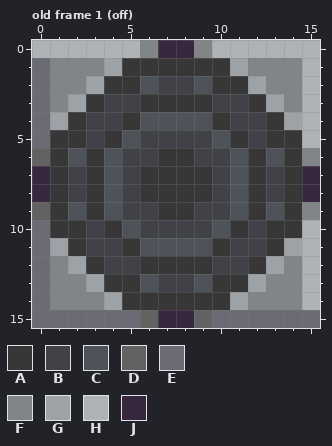
File history of a pixel-art file, public/assets/graphics/snek-threats-16.ase. That is the earlier state.
16x16 pixels, 36 frames. Colours within 5 levels of each other are drawn and written as one. Shown: old frame 1 (off). The commit also changed other frames, which this record leaves out.
Visible layers, top first: "Layer 1", "colorburn" colour, "Layer", "Layer 2".
Palette (. is transparent): A #373737  B #414247  C #4e535a  D #626262  E #6a6b75  F #828588  G #9da2a6  H #aeb4b5  J #372840
Pixels before, old frame 1 (off), first column x 0:
 0 HHHHHHFJJFHHHHHH
 1 EFFFGAAAAAAGFFFH
 2 EFFGAACBBCAAGFFH
 3 EFGABBAAAABBAGFH
 4 EGABBACCCCABBAGH
 5 EAABACBBBBCABAAH
 6 DACACBBAABBCACAF
 7 JABACBAAAABCABAJ
 8 JABACBAAAABCABAJ
 9 DACACBBAABBCACAF
10 EAABACBBBBCABAAH
11 EGABBACCCCABBAGH
12 EFGABBAAAABBAGFH
13 EFFGAACBBCAAGFFH
14 EFFFGAAAAAAGFFFH
15 EEEEEEDJJDEEEEEE
The same view after the edit:
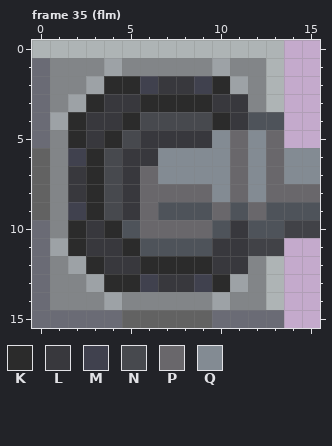
Colours new in this view: K #2b2b2b  L #38383d  M #40414e  N #47494e  P #69676b  Q #838b93
A new or re-ordered frame is compared with the old frame closest to it.
The exact change:
frames 36 -> 38
Changed rows in their new state; - is an unchanged pixel.
Frame 35 (flm) is new; against old frame 1 (off), layers "Layer", "Layer 2":
first column x 0:
 0 ------HHHH----..
 1 -----FFFFFGF-H..
 2 ----KKMLLMKGFH..
 3 ---KLLKKKKLLFH..
 4 --KLLKNNNNKLCC..
 5 -FKLKNLLLLQPQP..
 6 -FMKNLLQQQQPQPQQ
 7 DFLKNLPQQQQPQPQQ
 8 DFLKNLPPPPQPQPPP
 9 -FMKNLPCCCP-P-CC
10 -FKLK-PPPP-LCCBB
11 --KLLK----LL-B..
12 ---KLLKKKKLLFH..
13 ----KKMLLMKGFH..
14 -----FFFFFGF-H..
15 -----D-DD-----..
Changed places in both pictures, as pixel boxes (x1, y1, x2, y2):
changed: (32, 40, 320, 328)
